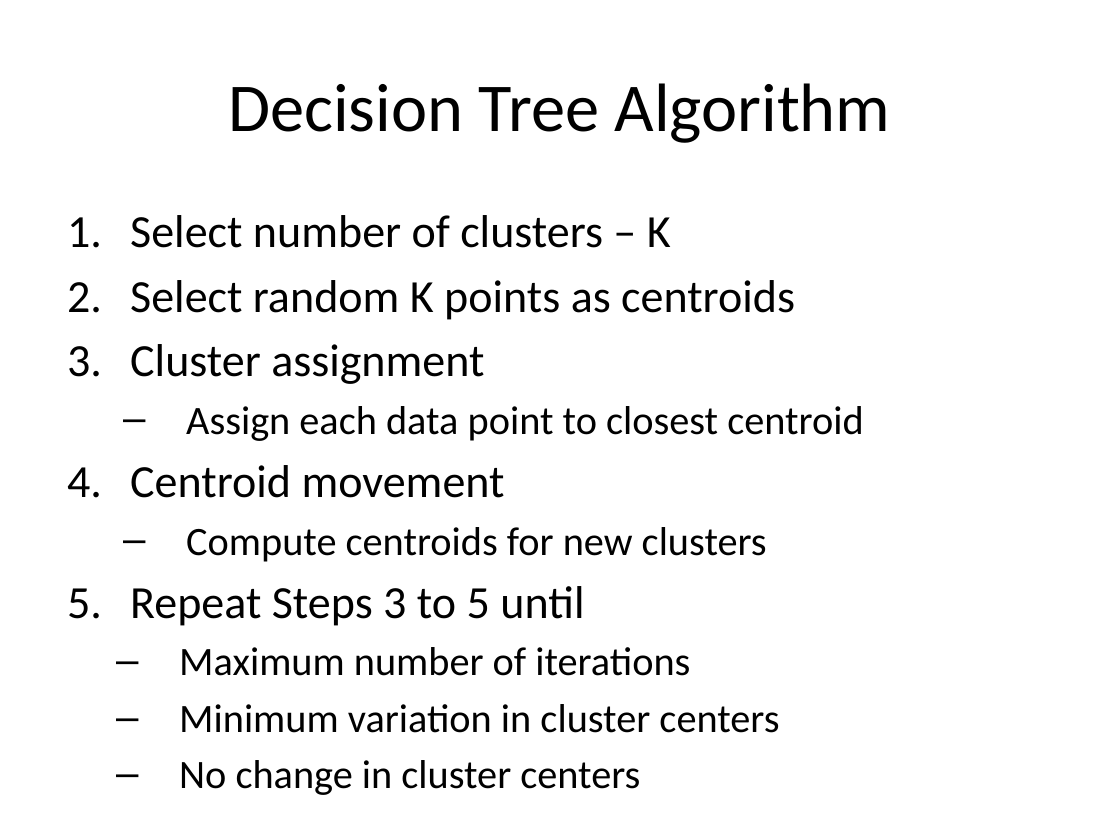
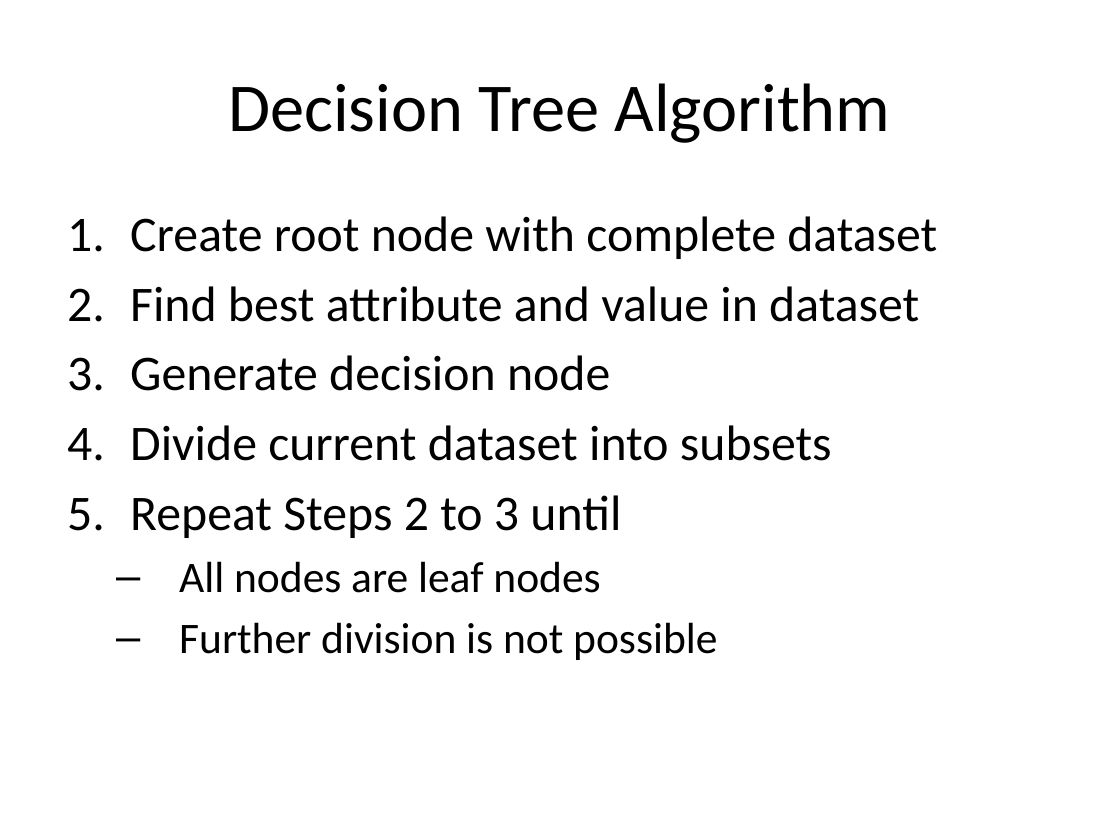
Before and after one commit to look4pritam/ArtificialIntelligence, a slide deck: slide 9 of MachineLearning/DecisionTree.pptx. Drawn at 1120x840 pixels with LibreOffice and Linux fonts; fonts in the diff are those of the drawing. Boxes give left, top, right and bottom in pixels: in the first picture for what was removed or moved away, otherwise in the second. Text is boxed around its words. In the diff, an @@ line names an element or a change of style, - is before the commit and + after.

```diff
--- a/MachineLearning/DecisionTree.pptx
+++ b/MachineLearning/DecisionTree.pptx
@@ text at (x1=130, y1=216, x2=937, y2=660): text changed; size 25.9 to 32 pt @@
-1. Select number of clusters – K
-2. Select random K points as centroids
-3. Cluster assignment
-  – Assign each data point to closest centroid
-4. Centroid movement
-  – Compute centroids for new clusters
-5. Repeat Steps 3 to 5 until
-  – Maximum number of iterations
-  – Minimum variation in cluster centers
-  – No change in cluster centers
+1. Create root node with complete dataset
+2. Find best attribute and value in dataset
+3. Generate decision node
+4. Divide current dataset into subsets
+5. Repeat Steps 2 to 3 until
+  – All nodes are leaf nodes
+  – Further division is not possible
```
Also in this commit, not shown: 3 other slides changed.
